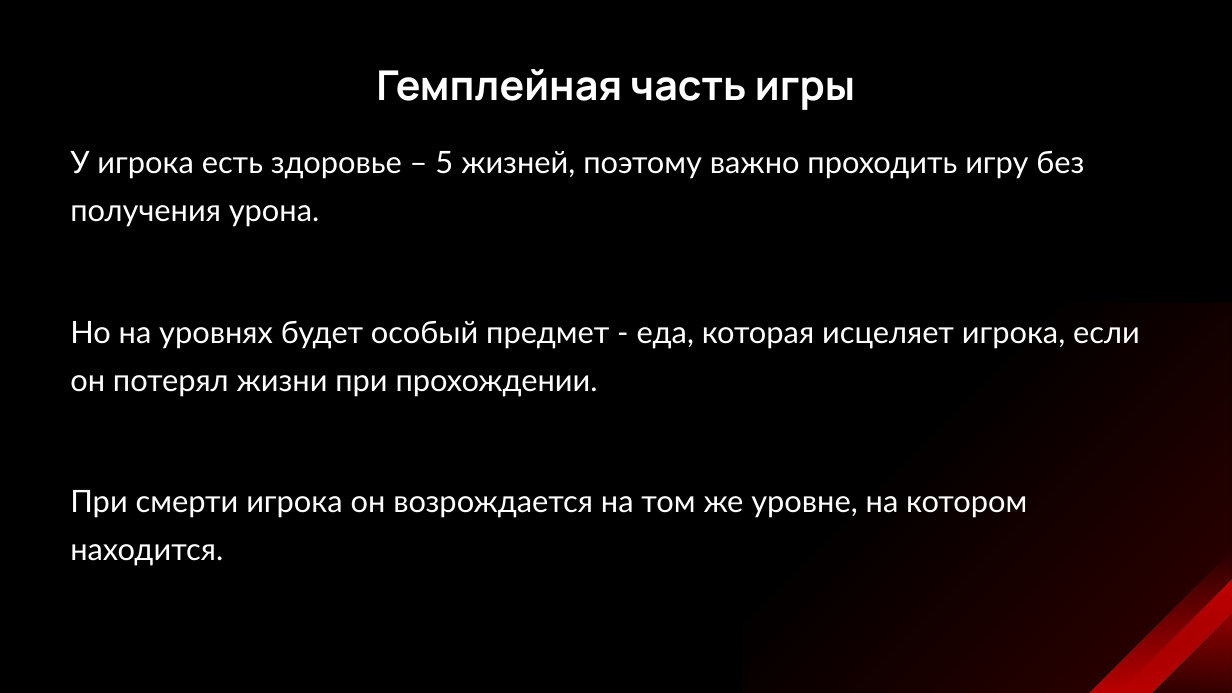
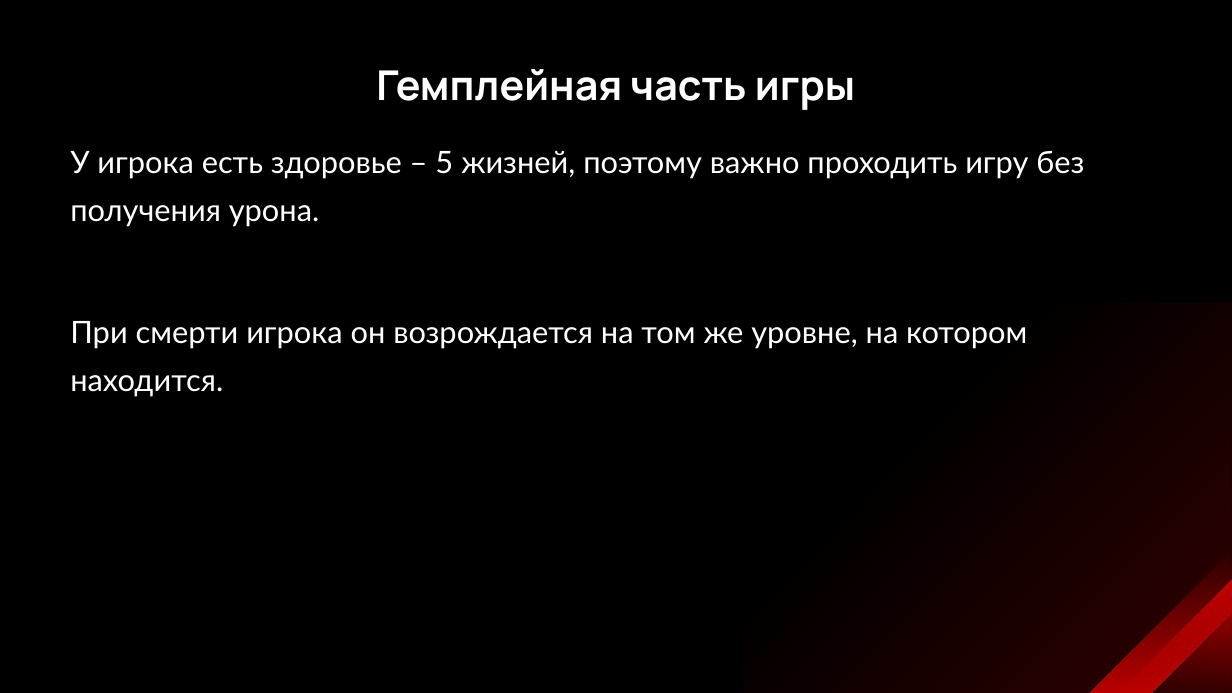
Before and after one commit to Vinipulya/The-story-of-the-Warrior-Cat, a slide deck: slide 5 of Презентация.pptx (slide 6 before the commit). Drawn at 1232x693 pixels with LibreOffice and Linux fonts; fonts in the diff are those of the drawing. Boxes give left, top, right and bottom in pixels: in the first picture for what was removed or moved away, otherwise in the second. Text is boxed around its words. In the diff, an @@ line names an element or a change of style, - is before the commit and + after.

```diff
--- a/Презентация.pptx
+++ b/Презентация.pptx
@@ text at (x1=70, y1=320, x2=1140, y2=397): paragraph removed @@
-Но на уровнях будет особый предмет - еда, которая исцеляет игрока, если он потерял жизни при прохождении.
```
Also in this commit, not shown: 2 other slides changed, 1 slide removed, 7 other files.
